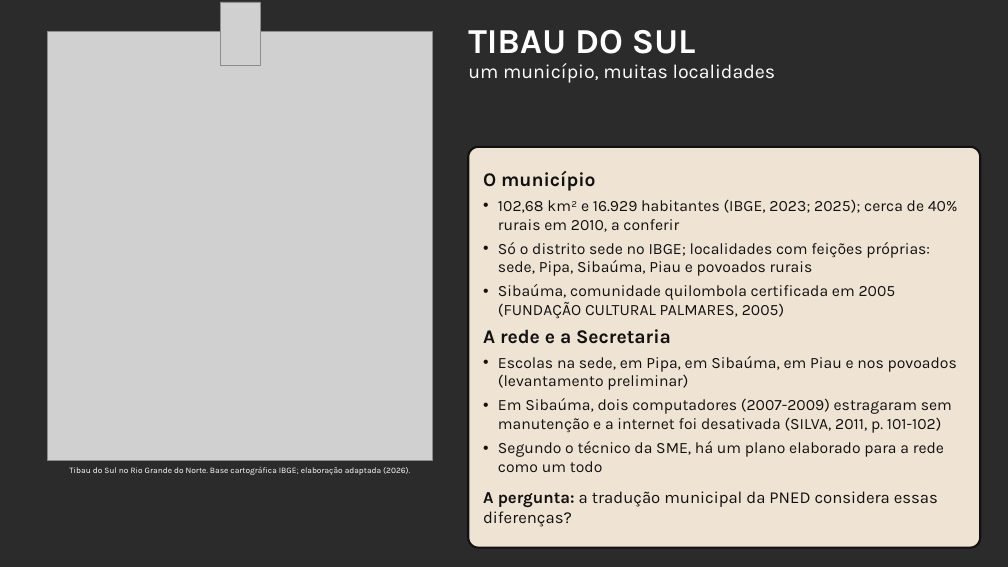
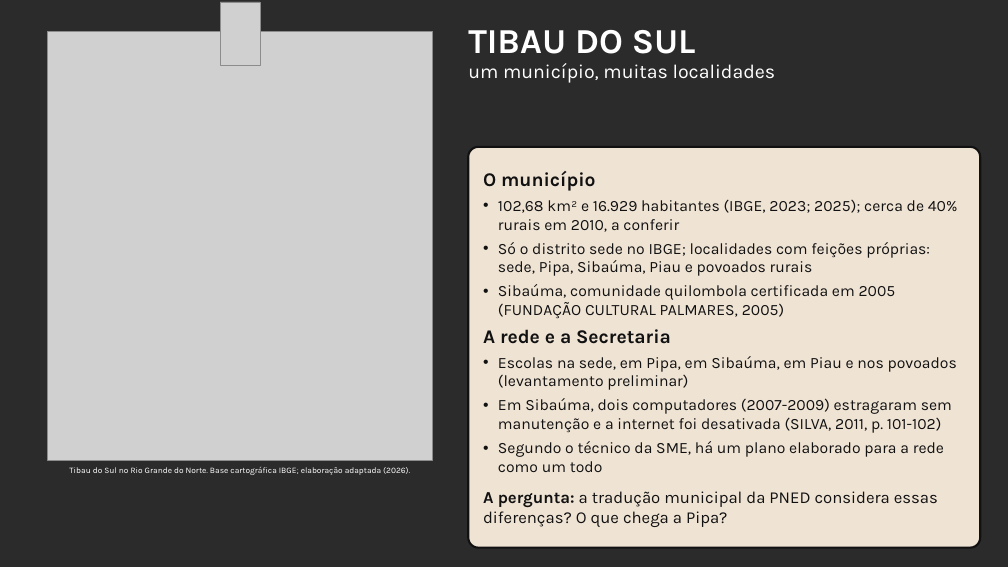
Before and after one commit to yzynya-beep/Tese, a slide deck: slide 23 of apresentacao_qualificacao/Qualificacao_PNED_Pipa.pptx. Drawn at 1008x567 pixels with LibreOffice and Linux fonts; fonts in the diff are those of the drawing; grey boxes stand for pictures; background and template pictures are left out; a plain dark background stands for a picture behind light text. Boxes give left, top, right and bottom in pixels: in the first picture for what was removed or moved away, otherwise in the second. Text is boxed around its words. In the diff, an @@ line names an element or a change of style, - is before the commit and + after.

```diff
--- a/apresentacao_qualificacao/Qualificacao_PNED_Pipa.pptx
+++ b/apresentacao_qualificacao/Qualificacao_PNED_Pipa.pptx
@@ text in rounded rectangle at (483, 491, 938, 527): text changed @@
-A pergunta: a tradução municipal da PNED considera essas diferenças?
+A pergunta: a tradução municipal da PNED considera essas diferenças? O que chega a Pipa?
```
Also in this commit, not shown: 6 other slides changed, 3 other files.
